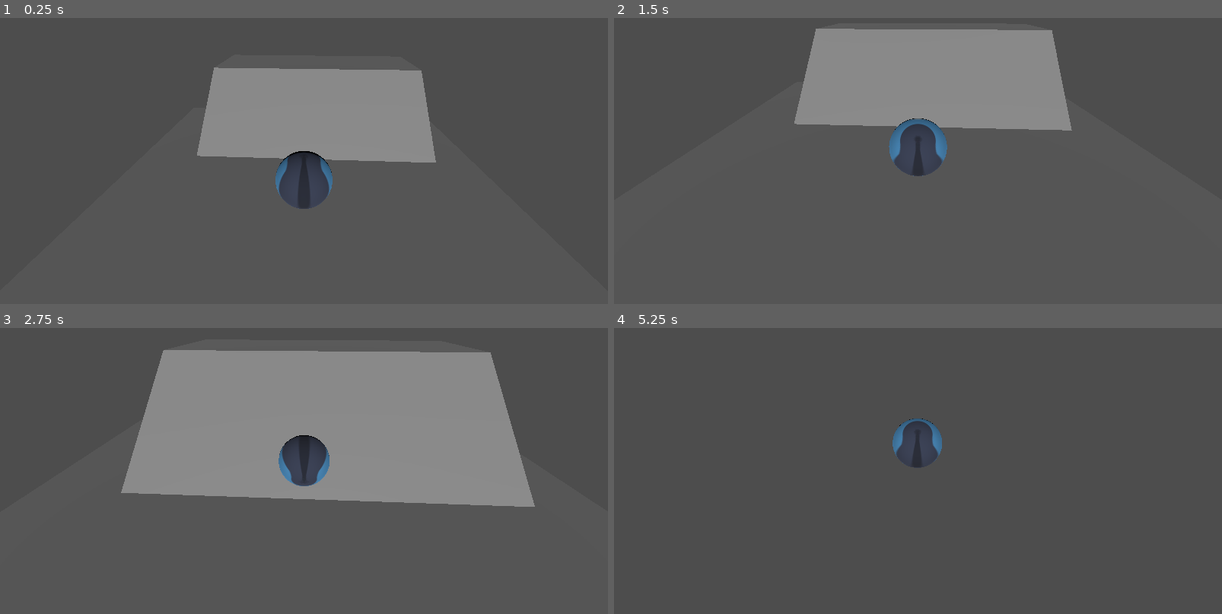
Above: before the commit, frames 1-4 (two rows, left to right).
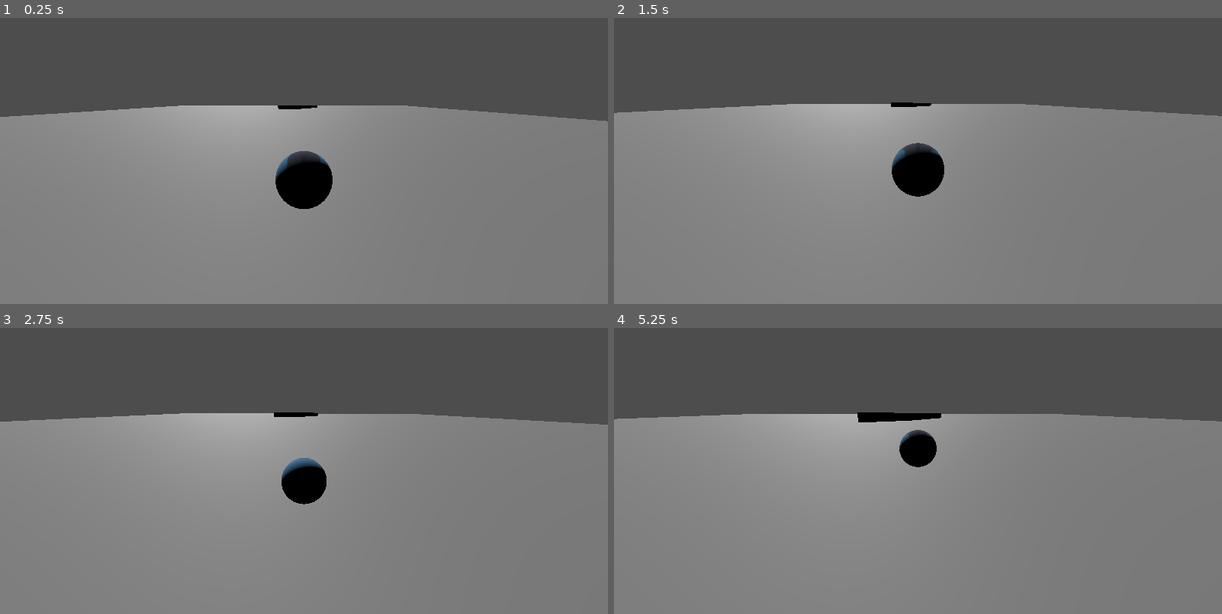
Above: after the commit, the same moments.

Repository: Dr4gonMarine/jogo_bolao
Game: Godot game, scene res://mapa.tscn
The game is run twice, just before and just after one commit, with the same random seed, the same clock (stepped at 60 frames per second) and the same inputs. The engine's default icon, where the game draws it, is replaced by a stand-in: a white triangle on a blue panel in a dark square.
Inputs:
- Up to frame 1 (0.25 s): no input
- Up to frame 2 (1.5 s): tap Enter (ui_accept) at 0.5 s; hold W (frente) from 0.53 s (still down); tap Space (pular) at 0.6, 0.77, 1.07, 1.35 s
- Up to frame 3 (2.75 s): keep holding W (frente); tap Space (pular) at 1.52, 1.82, 2.1 s
- Up to frame 4 (5.25 s): keep holding W (frente); tap Space (pular) at 2.85, 3.02, 3.32, 3.6, 3.77, 4.07, 4.35, 4.52, 4.82, 5.1 s

The runs differ from the first frame. In frame 1, 66% of the frame differs, in the area x 0-100%, y 17-100%; in frame 2, 77%, in the area x 0-100%, y 3-100%; in frame 3, 65%; in frame 4, 69%.

Commit message:
prototipo bolinha mexendo

Diff:
--- a/bola.gd
+++ b/bola.gd
@@ -35,4 +35,4 @@
 
 		if Input.is_action_just_pressed("pular") and estaNoChao:
 			apply_central_impulse(Vector3.UP*IMPULSO_PULO)
-			print("apertou espaço e estaNoChao = true")
+			#print("apertou espaço e estaNoChao = true")
--- a/bola.tscn
+++ b/bola.tscn
@@ -4,9 +4,8 @@
 [ext_resource type="Texture2D" uid="uid://58m7f7dpa73" path="res://icon.svg" id="2_nka0i"]
 
 [sub_resource type="PhysicsMaterial" id="PhysicsMaterial_dmtwg"]
-friction = 4.0
 rough = true
-bounce = 0.5
+bounce = 0.1
 
 [sub_resource type="SphereShape3D" id="SphereShape3D_x03cx"]
 
--- a/mapa.tscn
+++ b/mapa.tscn
@@ -5,17 +5,17 @@
 [node name="Mapa" type="Node3D"]
 
 [node name="bola" parent="." instance=ExtResource("1_tcxl8")]
-transform = Transform3D(0.999975, -0.000289913, 0.00711009, 0.000226108, 0.99996, 0.00897007, -0.00711241, -0.00896823, 0.999934, 0, 2.51388, 0)
+transform = Transform3D(1, -1.42124e-07, -3.49061e-05, 1.4212e-07, 1, -1.10633e-07, 3.49061e-05, 1.10628e-07, 1, 0.0163007, 40.7995, -93.7794)
 
 [node name="DirectionalLight3D" type="DirectionalLight3D" parent="."]
-transform = Transform3D(1, 0, 0, 0, 0.949557, 0.313595, 0, -0.313595, 0.949557, 0, 9, 13.3913)
+transform = Transform3D(-0.974753, 0.0700208, -0.212021, 2.4569e-08, 0.949557, 0.313595, 0.223284, 0.305678, -0.925584, -49.026, 59.0091, -194.282)
 
 [node name="CSGBox3D" type="CSGBox3D" parent="."]
-transform = Transform3D(1, -0.000214965, 9.94341e-05, 0.000214866, 0.999999, 0.00102007, -9.96485e-05, -0.00102005, 0.999999, 0, 0, 0)
+transform = Transform3D(-1, 0.000214934, -9.95158e-05, 0.000236314, 0.933752, -0.357921, 1.59884e-05, -0.357921, -0.933752, -4.77323, 20.1086, -141.032)
 use_collision = true
-size = Vector3(11.96, 0.06, 16.055)
+size = Vector3(103.267, 0.06, 109.958)
 
 [node name="CSGPolygon3D" type="CSGPolygon3D" parent="."]
-transform = Transform3D(0.109775, 0, 8.63991, 0, 2.52, 0, -2.69561, 0, 0.351848, 4.76556, 0, -6.2143)
+transform = Transform3D(7.33916, 4.14095, 0.0262093, -1.96817, 2.36942, -1.12825, -4.91982, 5.22939, 0.490454, -6.73689, 10.0622, -165.784)
 use_collision = true
-polygon = PackedVector2Array(-1.09, 0, 0, 1, 1, 1, 1, 0)
+polygon = PackedVector2Array(0, 0, -1.28652, 2.16471, 1, 1, 0.485673, 0.524958)
